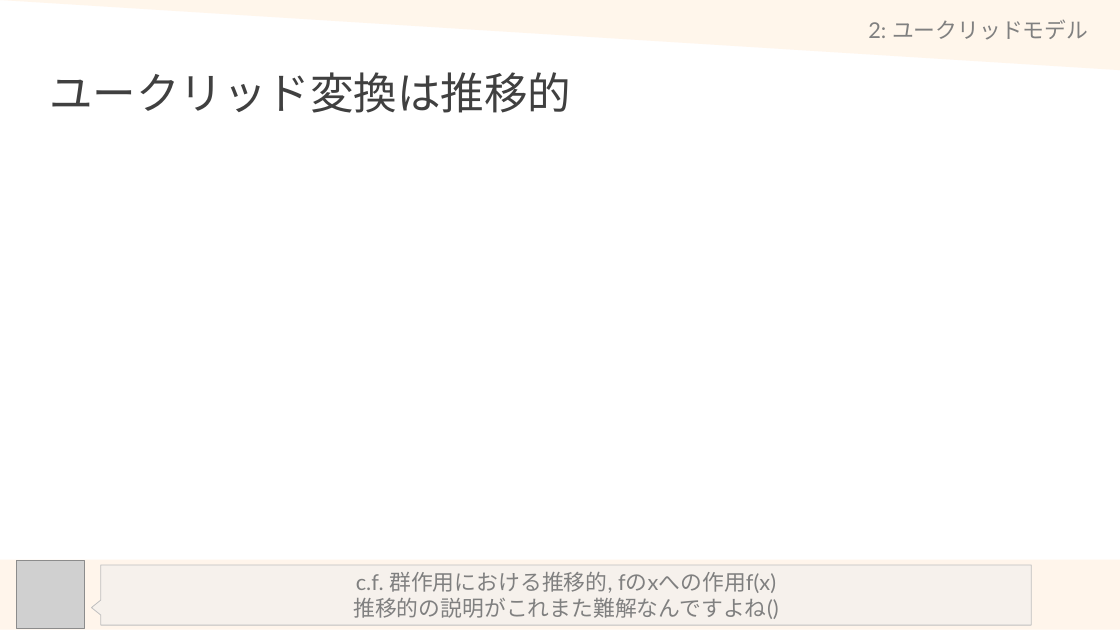
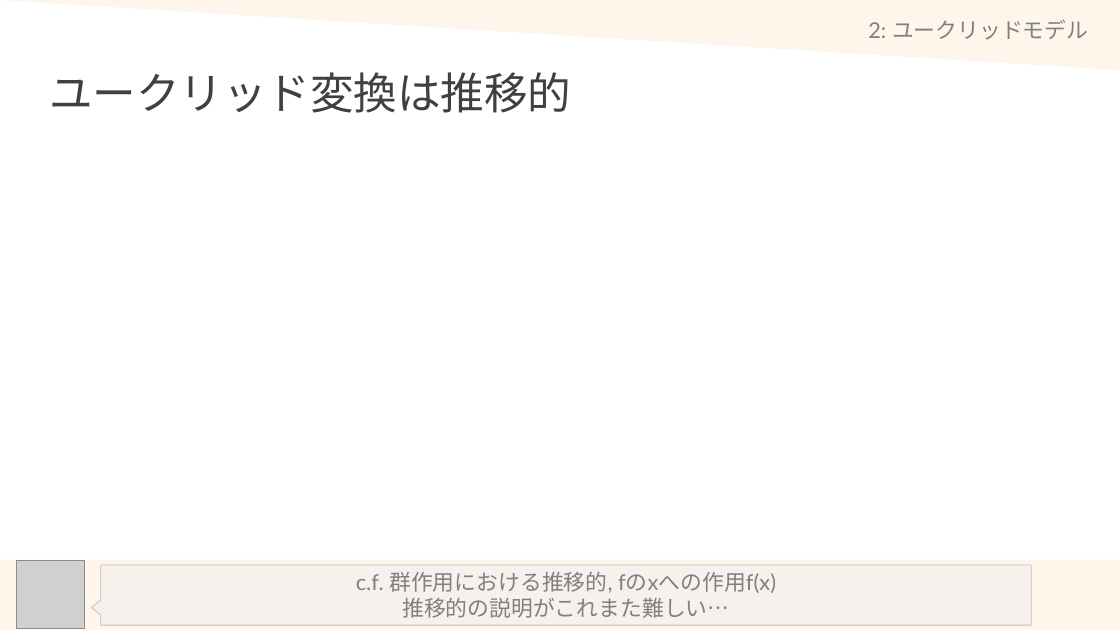
Before and after one commit to math-er/hyperbolic-space, a slide deck: slide 17 of Section2(上半平面とポアンカレ計量)/1-EuclidSpace.pptx. Drawn at 1120x630 pixels with LibreOffice and Linux fonts; fonts in the diff are those of the drawing; grey boxes stand for pictures. Boxes give left, top, right and bottom in pixels: in the first picture for what was removed or moved away, otherwise in the second. Text is boxed around its words. In the diff, an @@ line names an element or a change of style, - is before the commit and + after.

```diff
--- a/Section2(上半平面とポアンカレ計量)/1-EuclidSpace.pptx
+++ b/Section2(上半平面とポアンカレ計量)/1-EuclidSpace.pptx
@@ text in speech box at (402,598,729,618): text changed @@
-推移的の説明がこれまた難解なんですよね()
+推移的の説明がこれまた難しい…
```
Also in this commit, not shown: 11 other slides changed, 7 slides added, 1 slide removed.
